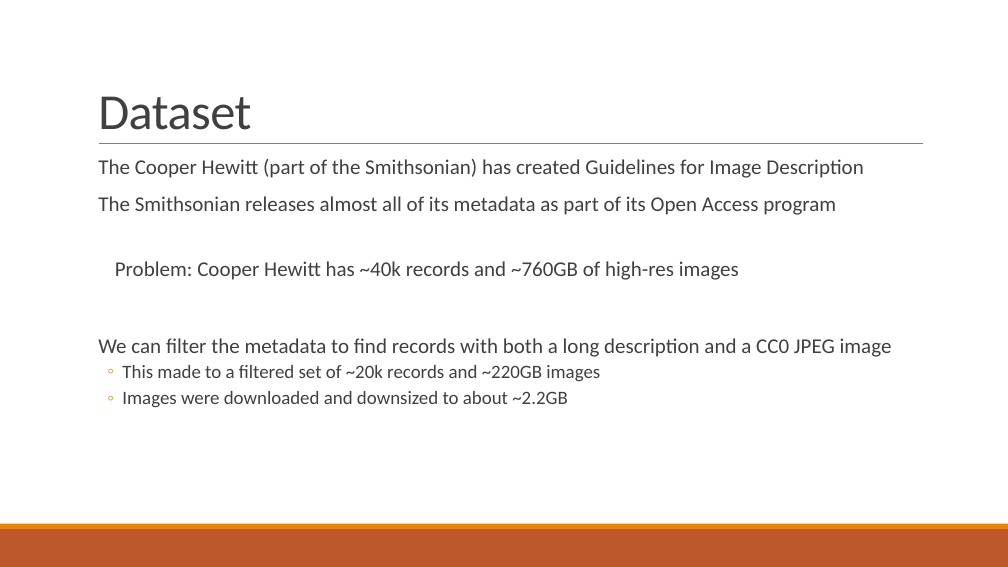
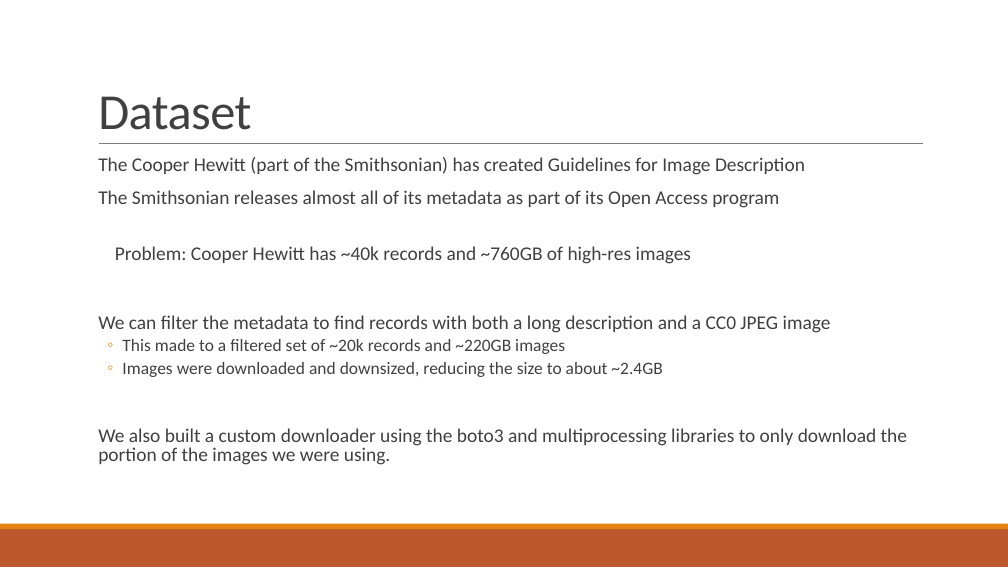
Before and after one commit to embedded-robotics/deep-learning-multimodal-systems-final-project, a slide deck: slide 5 of DLMM Project Progress Presentation.pptx (slide 4 before the commit). Drawn at 1008x567 pixels with LibreOffice and Linux fonts; fonts in the diff are those of the drawing. Boxes give left, top, right and bottom in pixels: in the first picture for what was removed or moved away, otherwise in the second. Text is boxed around its words. In the diff, an @@ line names an element or a change of style, - is before the commit and + after.

```diff
--- a/DLMM Project Progress Presentation.pptx
+++ b/DLMM Project Progress Presentation.pptx
@@ text at box(98, 157, 831, 354): size 20 to 18.5 pt in "The Cooper Hewitt (part of the Smithsonian) ...", "The Smithsonian releases almost all of its ...", "Problem: Cooper Hewitt has ~40k records and ...", "We can filter the metadata to find ..."; size 18 to 16.6 pt in "This made to a filtered set of ..."; line spacing 0.9 to 0.8 @@
@@ text at box(98, 362, 907, 465): text changed; size 18 to 18.5 pt @@
-  ◦ Images were downloaded and downsized to about ~2.2GB
+  ◦ Images were downloaded and downsized, reducing the size to about ~2.4GB
+  We also built a custom downloader using the boto3 and multiprocessing libraries to only download the portion of the images we were using.
```
Also in this commit, not shown: 3 other slides changed, 1 slide added.
